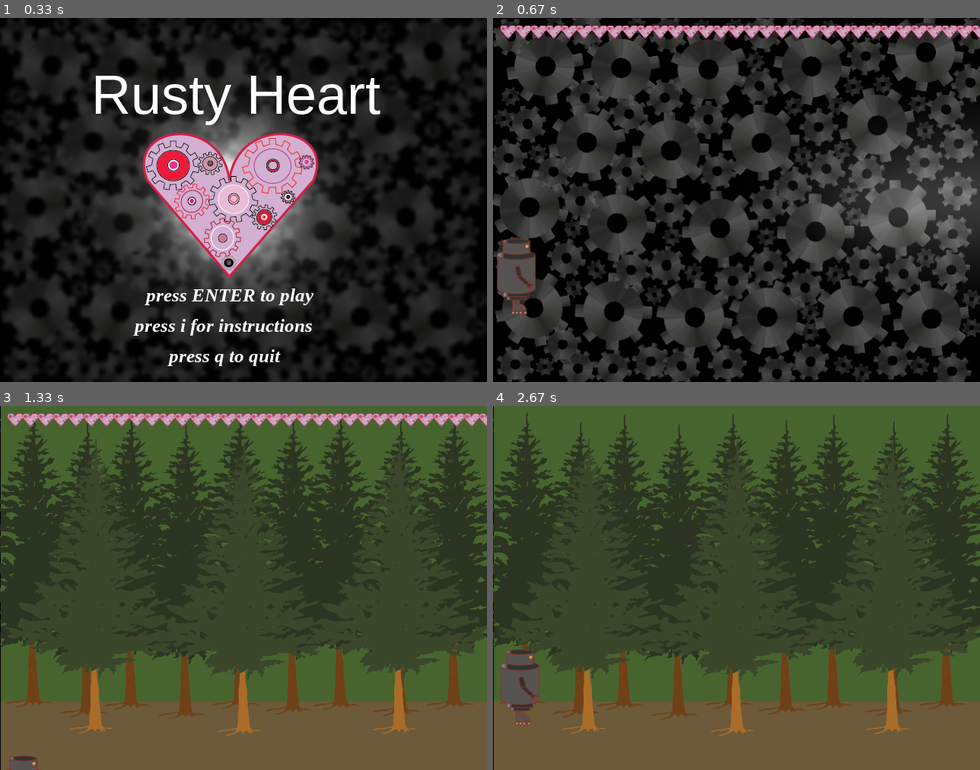
Above: before the commit, frames 1-4 (two rows, left to right).
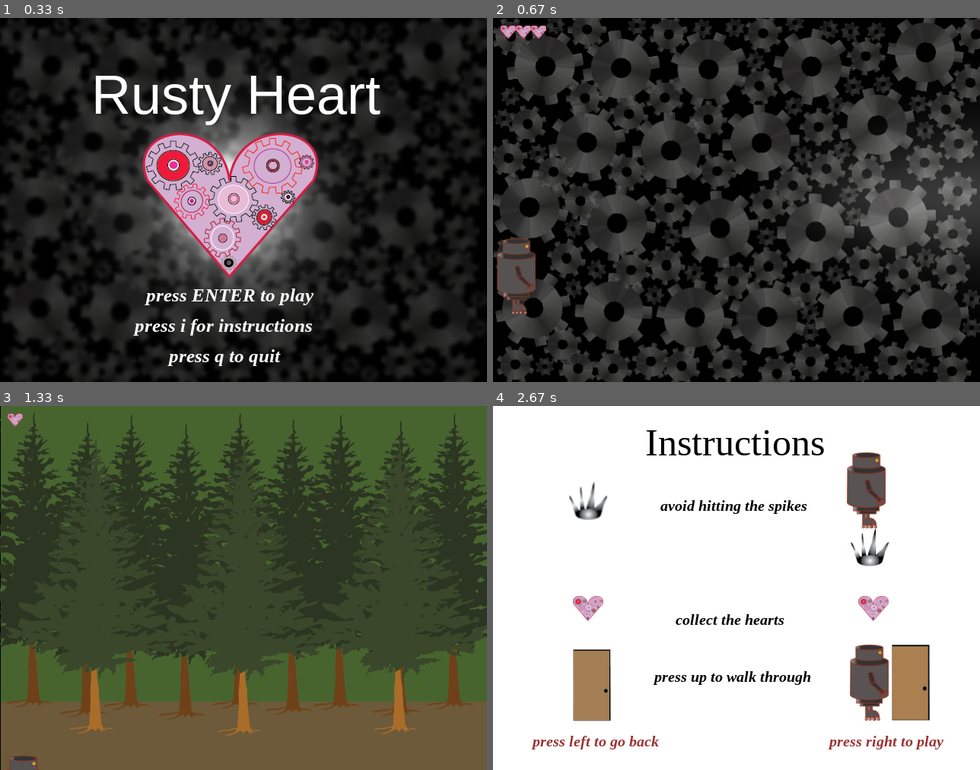
Above: after the commit, the same moments.

Repository: beatriceliang/RustyHeart
Game: pygame game, started from RustyHeart.py
The game is run twice, just before and just after one commit, with the same random seed, the same clock (stepped at 60 frames per second) and the same inputs. The source is Python 2; it was converted automatically to run under Python 3.
Inputs:
- Up to frame 1 (0.33 s): no input
- Up to frame 2 (0.67 s): tap Enter at 0.33 s
- Up to frame 3 (1.33 s): tap N at 0.67 s; tap Space at 1 s
- Up to frame 4 (2.67 s): hold Right 1.33-1.8 s; tap Enter at 1.83 s; tap I at 2.17 s; hold Right from 2.5 s (still down)

Frame 1 is identical in both runs. In frame 2, 2.2% of the frame differs, in the area x 10-100%, y 2-6%; in frame 3, 2.3%; in frame 4, 100%, in the area x 0-100%, y 0-100%.

Commit message:
added comments

Diff:
--- a/Door.py
+++ b/Door.py
@@ -1,3 +1,9 @@
+'''
+Itrat Akhter, Catherine Alden, Luis Henriquez-Perez, Beatrice Liang, Tiffany Lam, Shama Ramos
+Door
+CS369
+January 2015
+'''
 import pygame
 class Door:
 	def __init__(self,location):
--- a/Heart.py
+++ b/Heart.py
@@ -1,7 +1,9 @@
-# Heart.py
-# Luis Henriquez-Perez
-# Tue Jan 20 2015
-# This class if for the spike class in the game Rusty Heart
+'''
+Itrat Akhter, Catherine Alden, Luis Henriquez-Perez, Beatrice Liang, Tiffany Lam, Shama Ramos
+Heart
+CS369
+January 2015
+'''
 
 import pygame
 
--- a/RustyHeart.py
+++ b/RustyHeart.py
@@ -1,3 +1,9 @@
+'''
+Itrat Akhter, Catherine Alden, Luis Henriquez-Perez, Beatrice Liang, Tiffany Lam, Shama Ramos
+RustyHeart Game
+CS369
+January 2015
+'''
 import sys
 import random
 import rusty
@@ -62,11 +68,12 @@
 				self.screen.blit(background,rect,rect)
 			self.refresh.append( rect )
 	def blit(self,obj):
+		'''blits an object onto the screen if it is within the screen width'''
 		if obj.rect.right > 0 or obj.rect.left <self.screensize[0]:
 			self.screen.blit(obj.image,obj.rect)
 			self.refresh.append(obj.rect)
 	def updateState(self):
-
+		'''updates the locations of all of the objects on the screen'''
 		background = self.levels[self.level]["background"]
 		self.drawBkg(background,self.rusty.rect)
 		if self.rusty.rect.right >= self.screensize[0]:
@@ -75,18 +82,18 @@
 		 	diffX =  self.rusty.rect.width- self.screensize[0]
 		else:
 			diffX = 0
-
+		#draws the background over each object if it moved or can move
 		for item in self.objects:
 			if(item.type=="cardboard" or diffX!=0 or item.type=="heart" or item.collide):
 				if item.rect.left <self.screensize[0] and item.rect.right >0:
 					if not(item.type=="heart" and item.visible==True):
 						self.drawBkg(background,item.rect)
-
+		#moves object
 		for item in self.objects:
 			if(item.type=="cardboard" or item.type == "door" or item.type=="heart" or diffX!=0 or item.collide):
 				item.move(self.objects,diffX)
-				#if item.type=="heart":
-				self.drawBkg(background,item.rect)
+
+		#blits object onto screen if it moved
 		for item in self.objects:
 			if item.rect.left <self.screensize[0] and item.rect.right >0:
 				if item.type!="heart":
@@ -96,7 +103,7 @@
 					if item.visible==False:
 						self.screen.blit(item.image,item.rect)
 						self.refresh.append(item.rect)
-			#item.collide = False
+		#moves rusty
 		self.rusty.move(self.objects,diffX)
 		self.screen.blit(self.rusty.image,self.rusty.rect)
 
@@ -104,7 +111,10 @@
 
 		self.refresh = []
 	def loadLevel(self):
+		'''loads a level from the file and adds all of the objects to the list to be drawn'''
+
 		self.rusty.box = None
+		#handles music for the level
 		if self.level > -1:
 			self.levels[self.level]["music"].stop()
 
@@ -122,6 +132,8 @@
 		self.Spikes = []
 		if(self.heart!=None):
 			self.heart.visible = False
+
+		#reads in file
 		fp = open(lvl,'r')
 		level = fp.read().split("\r")
 		fp.close()
@@ -129,30 +141,34 @@
 		column = 0
 
 		mCount = 0
-		#print level
+
 		for i in level:
 			for obj in i:
 				if obj == '.':
 					column += metalSize
+				#adds a metal box
 				elif obj == 'm':
 					self.objects.append(box.Box([column,row],"metal",self.rusty,levelStuff))
 					column +=metalSize
+				#adds a cardboard box
 				elif obj == 'c':
 					cbox = box.Box([column,row],"cardboard",self.rusty,levelStuff)
 					self.objects.append(cbox)
 					column += cardboardSize
+				#adds a cardboard box with heart hidden behind it
 				elif obj == 'C':
 					self.heart = Heart.Heart([column+10, row+10])
 					self.objects.append(self.heart)
 					cbox = box.Box([column,row],"cardboard",self.rusty,levelStuff)
 					self.objects.append(cbox)
 					column += cardboardSize
+				#adds a spike
 				elif obj == 's':
-
 					spike = Spike.Spike([column, row])
 					self.objects.append(spike)
 					self.Spikes.append(spike)
 					column += 50
+				#adds a door
 				elif obj == 'd':
 					self.Door = Door.Door([column,row])
 					self.objects.append(self.Door)
@@ -168,6 +184,7 @@
 			self.blit(item)
 		pygame.display.update()
 	def relevel(self):
+		'''does the same thing as loadLevel, but without changing music and deleting hearts'''
 		self.rusty.box = None
 
 		lvl = 'levels/level'+str(self.level)+'.csv'
@@ -293,6 +310,7 @@
 				pygame.display.update(self.refresh)
 
 			if self.state == "play":
+
 				for i in range(self.rusty.lives):
 					rect = pygame.Rect(20*i+10,10,20,17)
 					self.screen.blit(self.lifeImage, rect)
@@ -321,7 +339,6 @@
 							if self.Door != None and self.Door.active and self.rusty.rect.centerx <= self.Door.rect.right and self.rusty.rect.centerx >= self.Door.rect.left and self.rusty.rect.centery >= self.Door.rect.top and self.rusty.rect.centery <= self.Door.rect.bottom:
 								self.Door = None
 								self.rusty.box = None
-								#print self.level, self.level.s
 								if self.level >= len(self.levels)-1:
 									self.state= "end"
 									self.levels[self.level]["music"].stop()
@@ -355,7 +372,7 @@
 						if event.key == pygame.K_r:
 							self.rusty.fast = False
 
-
+				#handles rusty dying
 				for spike in self.Spikes:
 					if spike.collidesWith(self.rusty.rect):
 						spikes.play()
--- a/Spike.py
+++ b/Spike.py
@@ -1,7 +1,9 @@
-# Spike.py
-# Luis Henriquez-Perez
-# Fri Jan 16 2015
-# This program represents a spike in the game Rusty Heart
+'''
+Itrat Akhter, Catherine Alden, Luis Henriquez-Perez, Beatrice Liang, Tiffany Lam, Shama Ramos
+RustyHeart
+CS369
+January 2015
+'''
 import pygame
 
 class Spike:
--- a/rusty.py
+++ b/rusty.py
@@ -1,35 +1,47 @@
+'''
+Itrat Akhter, Catherine Alden, Luis Henriquez-Perez, Beatrice Liang, Tiffany Lam, Shama Ramos
+Rusty
+CS369
+January 2015
+'''
 import sys
 import random
 import pygame
 class Rusty:
 	def __init__(self,start):
+		''' initializes rusty class which holds its images and location'''
 		pygame.init()
 		self.start = start
 		self.speed = [0,0]
-
+		#images
 		self.rightImage = pygame.image.load("images/rusty/rightrusty.png").convert_alpha()
 		self.leftImage = pygame.image.load("images/rusty/leftrusty.png").convert_alpha()
 		self.waveImage = pygame.image.load("images/rusty/rustysmaller.png").convert_alpha()
 		self.image = self.rightImage
-		self.left = False
+
+
+		self.left = False #direction rusty is facing
 		self.rect = self.image.get_rect().move(self.start[0],self.start[1])
 		self.justJumped = False
 		self.box = None
 
 		self.fast = False
-		self.lives = 100
+		self.lives = 3
 		self.collectedHearts = []
 		self.heart = pygame.mixer.Sound( "music/sounds/heart.wav" )
 	def reset(self):
+		'''places rusty back to the beginning of the screen'''
 		self.rect = self.image.get_rect().move(self.start[0],self.start[1])
 	def speedLeft(self):
+		'''moves rusty left'''
 		self.image = self.leftImage
 		self.left = True
 		if self.fast:
-			self.speed[0]=-10
+			self.speed[0]=-8
 		else:
 			self.speed[0]=-5
 	def speedRight(self):
+		'''moves rusty right'''
 		self.image = self.rightImage
 		self.left = False
 		if self.fast:
@@ -37,19 +49,23 @@
 		else:
 			self.speed[0]=5
 	def stop(self):
+		'''makes rusty stop'''
 		self.speed[0] = 0
 
 	def wave(self):
+		'''pointless, makes rusty wave'''
 		self.image = self.waveImage
-		#self.left = False
 
 	def jump(self):
+		'''makes rusty jump'''
 		if not self.justJumped:
 			self.speed[1]= -75
 			self.justJumped = True
 	def isOnBox(self,box):
+		'''checks if rusty is on a box or not'''
 		return (box.rect.centery +box.rect.height/2 >= self.rect.centery +self.rect.height/2) and (box.rect.centery-box.rect.height/2 <= self.rect.centery + self.rect.height/2) and (box.rect.centerx + box.rect.width/2 >= self.rect.centerx) and (box.rect.centerx-box.rect.width/2 <= self.rect.centerx)
 	def move(self,boxes,diffX):
+		''' checks the conditions of rusty to handles its movements'''
 		notOn = True
 		b = None
 		i = 0
